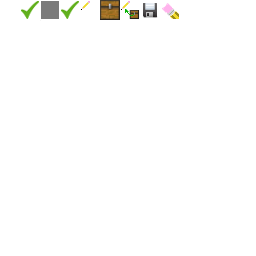
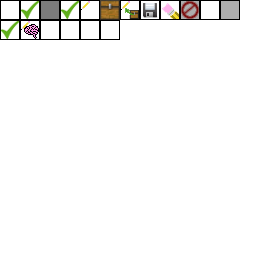
Layered file, before and after one edit (256 x 256). Changes by layer:
showed "BoundariesLayer", painted on it over [0, 0, 240, 40]
added layer "button_icons_3" above "button_icons_2" over [181, 1, 239, 19]
added layer "button_icons_2" above "button_icons.png" over [1, 1, 199, 39]
painted on "button_icons.png" over [5, 1, 236, 39]
